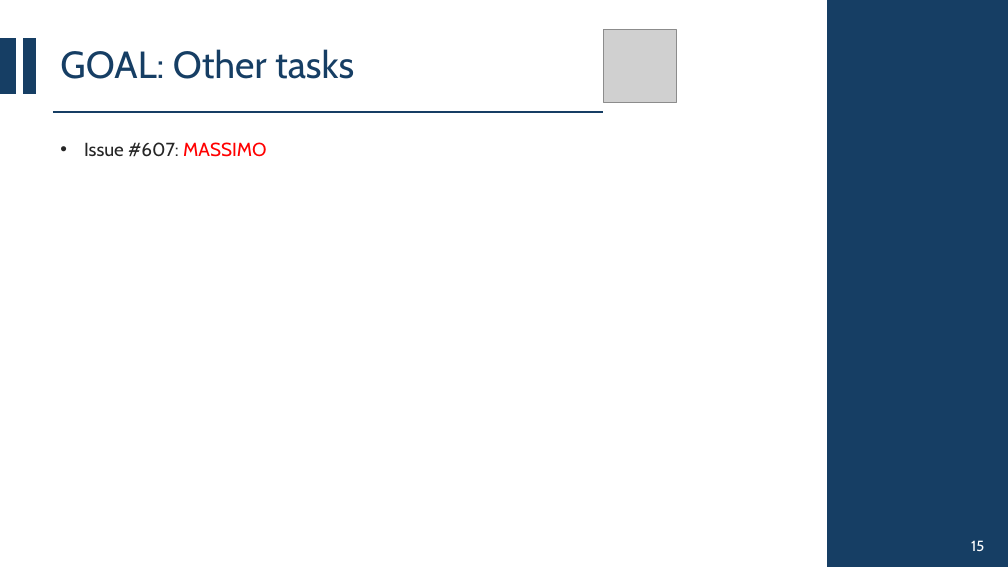
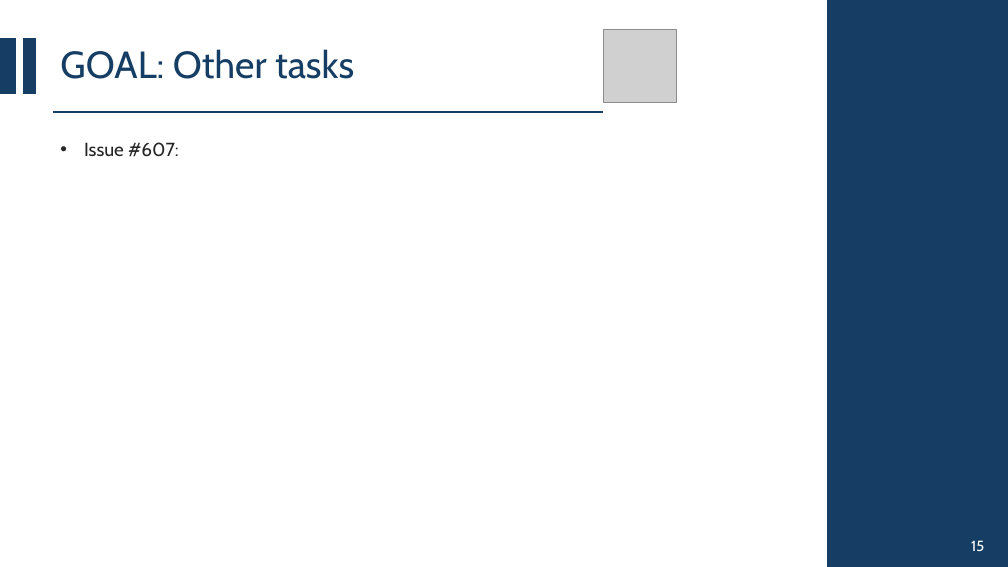
Before and after one commit to CSW-Teams/MS3-docs, a slide deck: slide 19 of ShiftsHappen/Sprint 3/CSW Sprint 3.pptx. Drawn at 1008x567 pixels with LibreOffice and Linux fonts; fonts in the diff are those of the drawing; grey boxes stand for pictures. Boxes give left, top, right and bottom in pixels: in the first picture for what was removed or moved away, otherwise in the second. Text is boxed around its words. In the diff, an @@ line names an element or a change of style, - is before the commit and + after.

```diff
--- a/ShiftsHappen/Sprint 3/CSW Sprint 3.pptx
+++ b/ShiftsHappen/Sprint 3/CSW Sprint 3.pptx
@@ text at (x1=84, y1=142, x2=179, y2=157): text changed @@
-• Issue #607: MASSIMO
+• Issue #607:
```
Also in this commit, not shown: 4 other slides changed, 1 slide removed.
